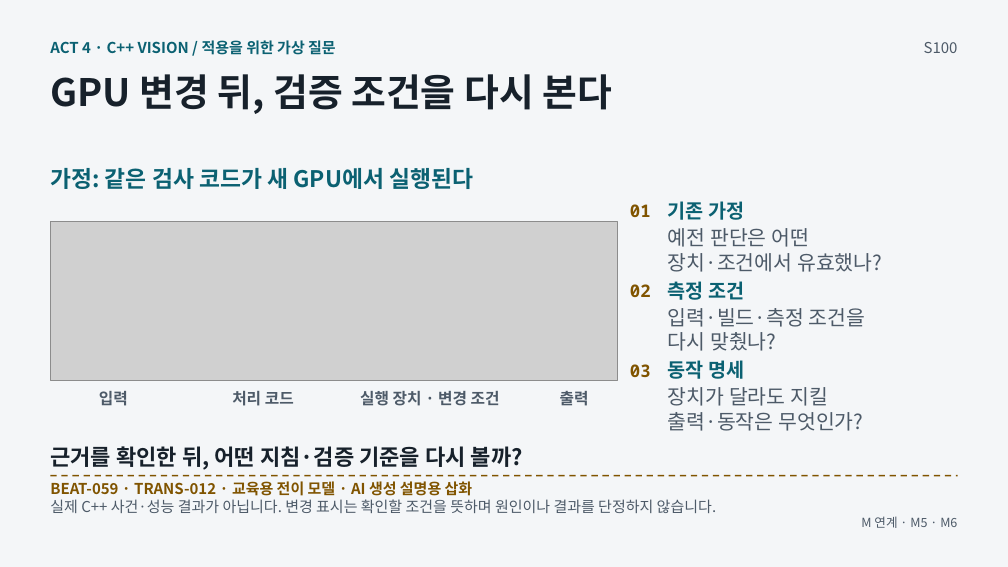
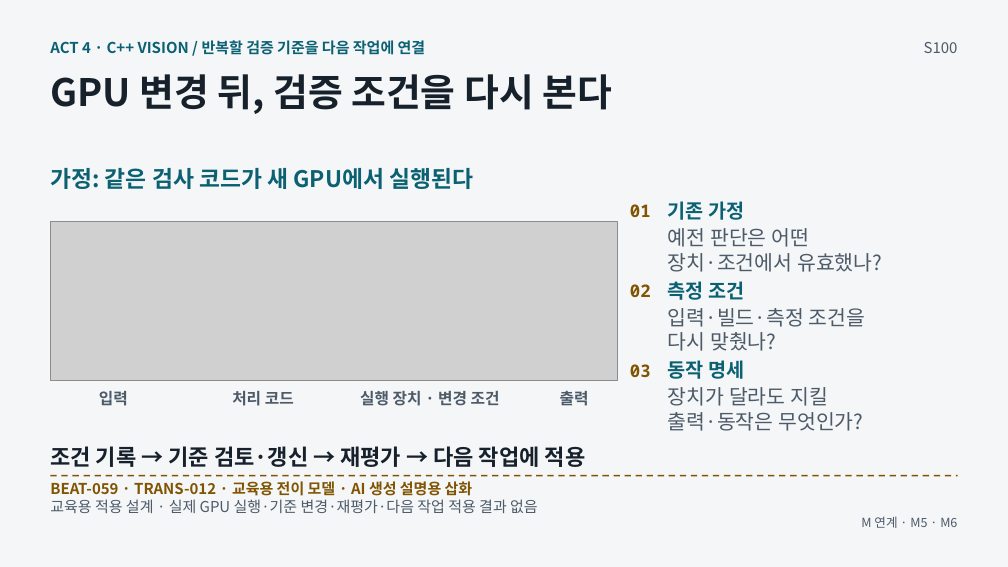
Before and after one commit to GideokKim/ai-dev-training, a slide deck: slide 19 of production/ACT_4.pptx. Drawn at 1008x567 pixels with LibreOffice and Linux fonts; fonts in the diff are those of the drawing; grey boxes stand for pictures. Boxes give left, top, right and bottom in pixels: in the first picture for what was removed or moved away, otherwise in the second. Text is boxed around its words. In the diff, an @@ line names an element or a change of style, - is before the commit and + after.

```diff
--- a/production/ACT_4.pptx
+++ b/production/ACT_4.pptx
@@ text at (x1=50, y1=40, x2=426, y2=55): text changed @@
-ACT 4 · C++ VISION / 적용을 위한 가상 질문
+ACT 4 · C++ VISION / 반복할 검증 기준을 다음 작업에 연결
@@ text at (x1=50, y1=446, x2=586, y2=467): text changed @@
-근거를 확인한 뒤, 어떤 지침·검증 기준을 다시 볼까?
+조건 기록 → 기준 검토·갱신 → 재평가 → 다음 작업에 적용
@@ text at (x1=50, y1=499, x2=538, y2=513): text changed @@
-실제 C++ 사건·성능 결과가 아닙니다. 변경 표시는 확인할 조건을 뜻하며 원인이나 결과를 단정하지 않습니다.
+교육용 적용 설계 · 실제 GPU 실행·기준 변경·재평가·다음 작업 적용 결과 없음
```
Also in this commit, not shown: 7 other slides changed, 54 other files.
